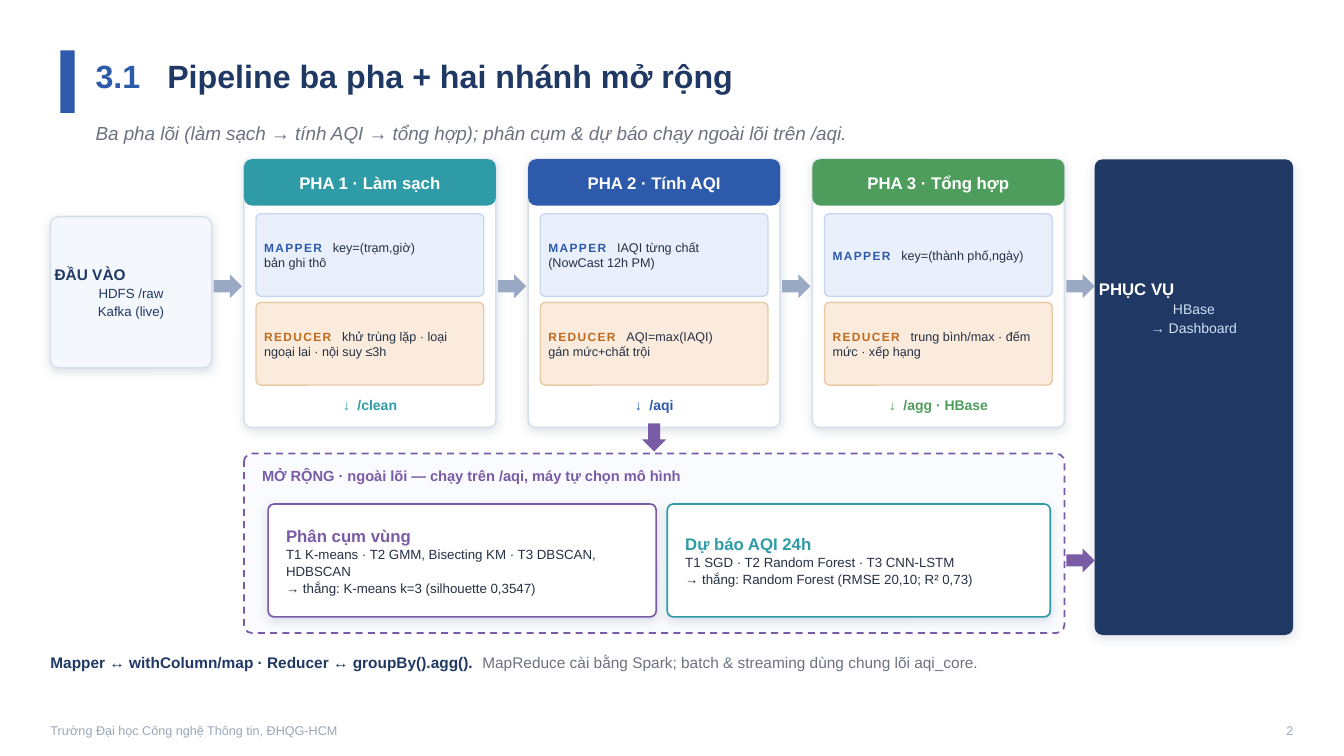
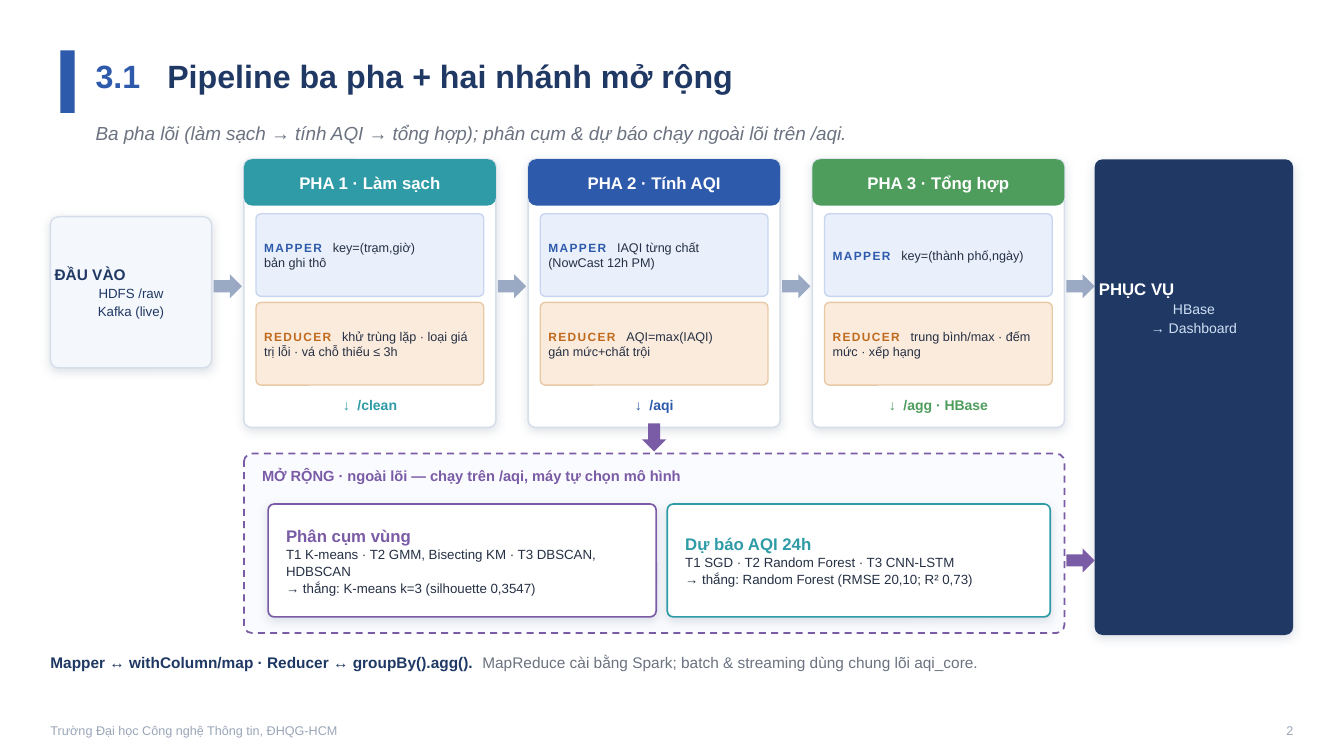
Before and after one commit to khuyn110400/big-data-aqi, a slide deck: slide 2 of docs/slides/Slide_Huyen_theo_mau.pptx. Drawn at 1344x756 pixels with LibreOffice and Linux fonts; fonts in the diff are those of the drawing. Boxes give left, top, right and bottom in pixels: in the first picture for what was removed or moved away, otherwise in the second. Text is boxed around its words. In the diff, an @@ line names an element or a change of style, - is before the commit and + after.

```diff
--- a/docs/slides/Slide_Huyen_theo_mau.pptx
+++ b/docs/slides/Slide_Huyen_theo_mau.pptx
@@ text at (264, 331, 468, 358): text changed @@
-REDUCER khử trùng lặp · loại ngoại lai · nội suy ≤3h
+REDUCER khử trùng lặp · loại giá trị lỗi · vá chỗ thiếu ≤ 3h
```
Also in this commit, not shown: 1 other slide changed.
